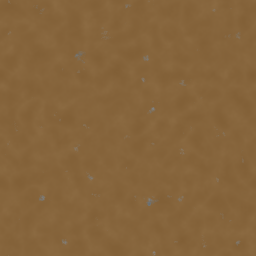
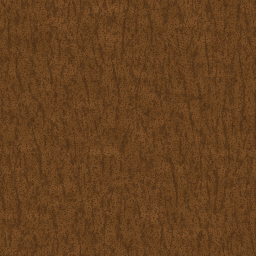
Two versions of the same layered image (256 x 256). Layer-by-layer changes:
added layer "noise" above "height.png copy" over [0, 0, 256, 256]
added layer "height.png copy" (64%) above "bg" over [0, 0, 256, 256]
painted on "bg" over [0, 0, 256, 256]
renamed "albedo.png" to "color.png", opacity 40% → 100%, painted on it, unmasked it over [0, 0, 256, 256]
removed layer "bg #1" over [0, 0, 256, 256]
